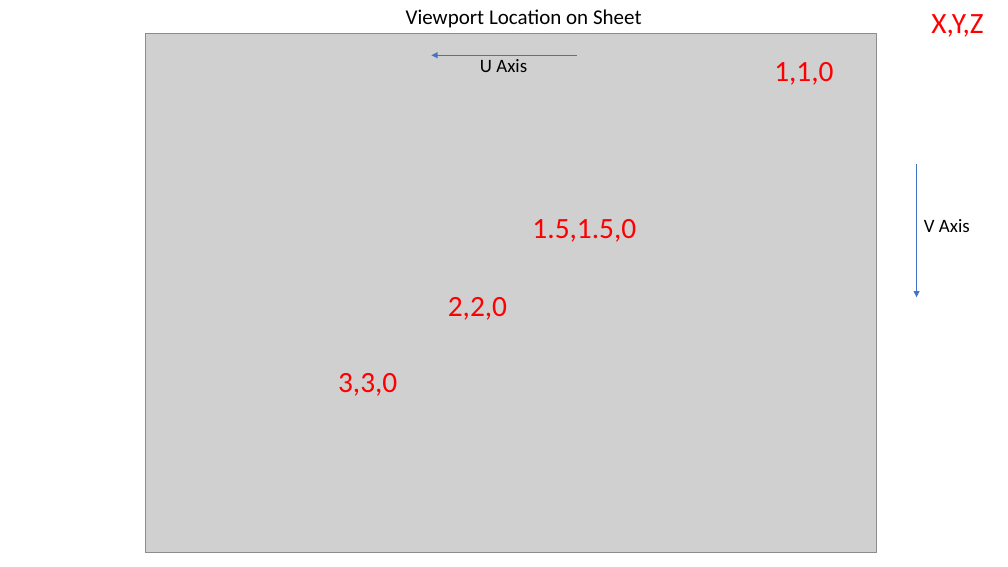
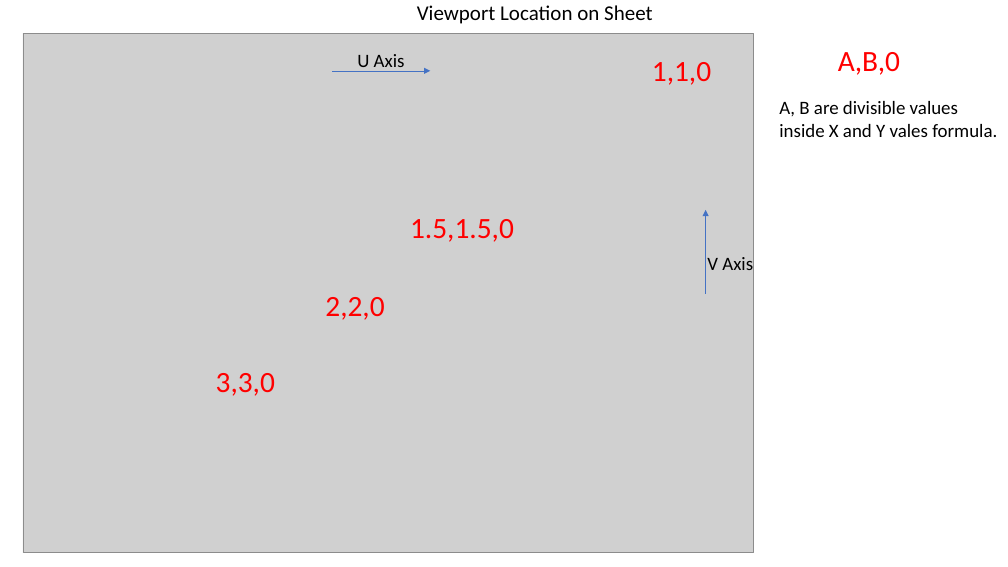
Before and after one commit to 22mn/quasar, a slide deck: slide 4 of Contribution/viewports location.pptx (slide 1 before the commit). Drawn at 1008x567 pixels with LibreOffice and Linux fonts; fonts in the diff are those of the drawing; grey boxes stand for pictures. Boxes give left, top, right and bottom in pixels: in the first picture for what was removed or moved away, otherwise in the second. Text is boxed around its words. In the diff, an @@ line names an element or a change of style, - is before the commit and + after.

Commit message:
sheet ppt

```diff
--- a/Contribution/viewports location.pptx
+++ b/Contribution/viewports location.pptx
@@ text "Viewport Location on Sheet": place and size @@
-text "Viewport Location on Sheet" at <box>406,9,642,28</box>
+text "Viewport Location on Sheet" at <box>417,5,653,24</box>
@@ picture: place and size @@
-picture at <box>145,33,876,554</box>
+picture at <box>23,33,754,554</box>
@@ text "U Axis" rewrapped from <box>480,59,527,72</box> to <box>357,54,405,72</box> @@
@@ text at <box>838,52,900,75</box>: text changed @@
-X,Y,Z
+A,B,0
@@ arrow moved from (577, 55) - (432, 55) to (333, 71) - (430, 71) @@
@@ text added at <box>779,101,997,137</box>, 18 pt, text #000000 @@
+A, B are divisible values
+inside X and Y vales formula.
@@ 3 texts: place and size @@
-3 texts at <box>448,62,833,320</box>
+3 texts at <box>325,62,711,320</box>
@@ arrow moved from (917, 164) - (917, 297) to (706, 293) - (706, 210) @@
@@ text "V Axis": place and size @@
-text "V Axis" at <box>924,219,970,232</box>
+text "V Axis" at <box>707,257,753,270</box>
@@ text "3,3,0": place and size @@
-text "3,3,0" at <box>338,373,397,396</box>
+text "3,3,0" at <box>216,373,275,396</box>
```
Also in this commit, not shown: 1 other slide changed, 4 slides added, 1 other file.
